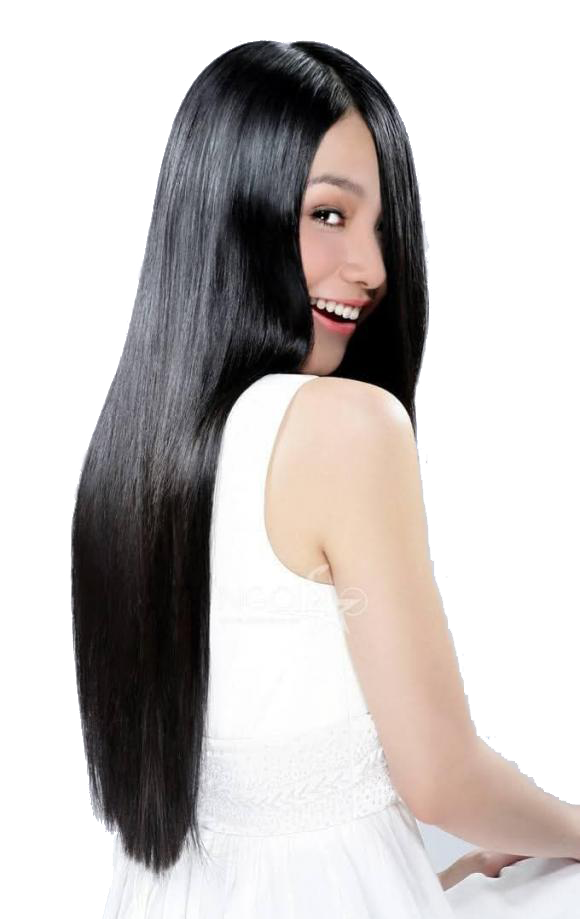
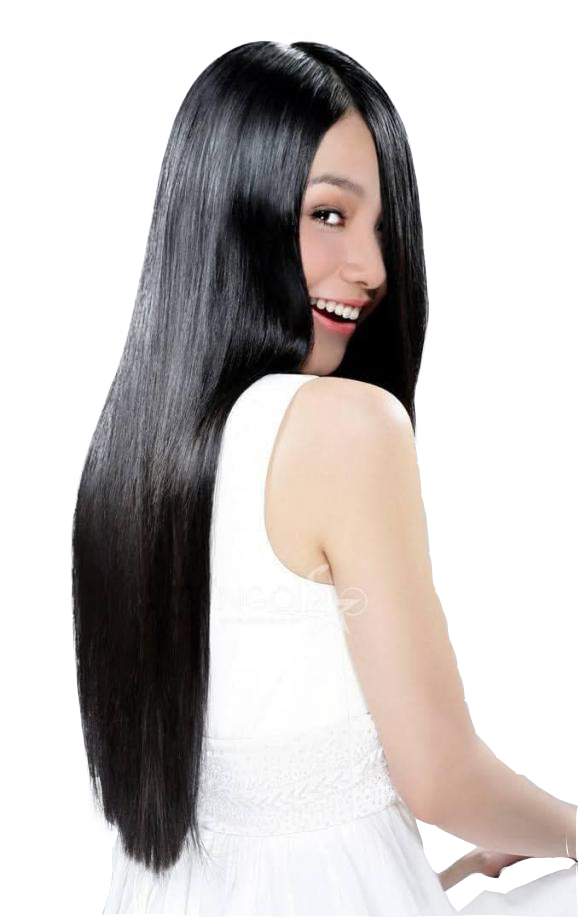
Comparing the layer stacks of the two (580, 919) images. Changes:
added layer "Layer 2" above "Layer 1" over [70,40,442,919]
painted on "Layer 1" over [70,40,580,919]
